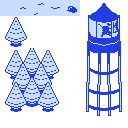
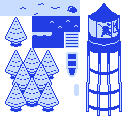
Before/after of a 128x128 layered artwork. What changed in the layer stack:
painted on "Paint Layer 1" over [32, 16, 80, 96]
